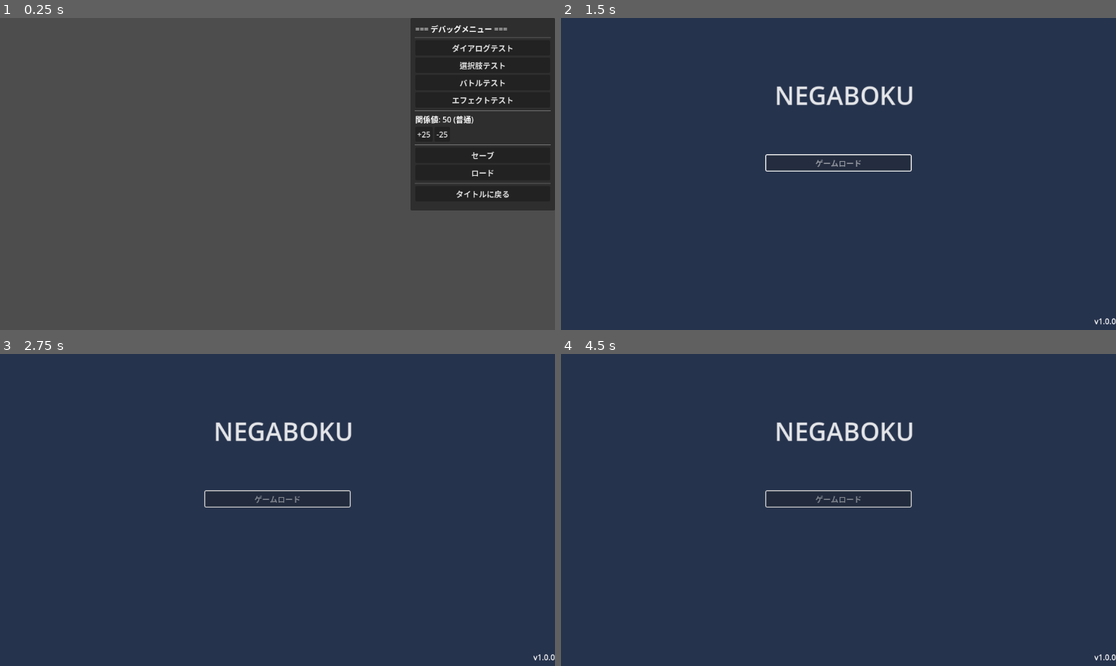
Above: before the commit, frames 1-4 (two rows, left to right).
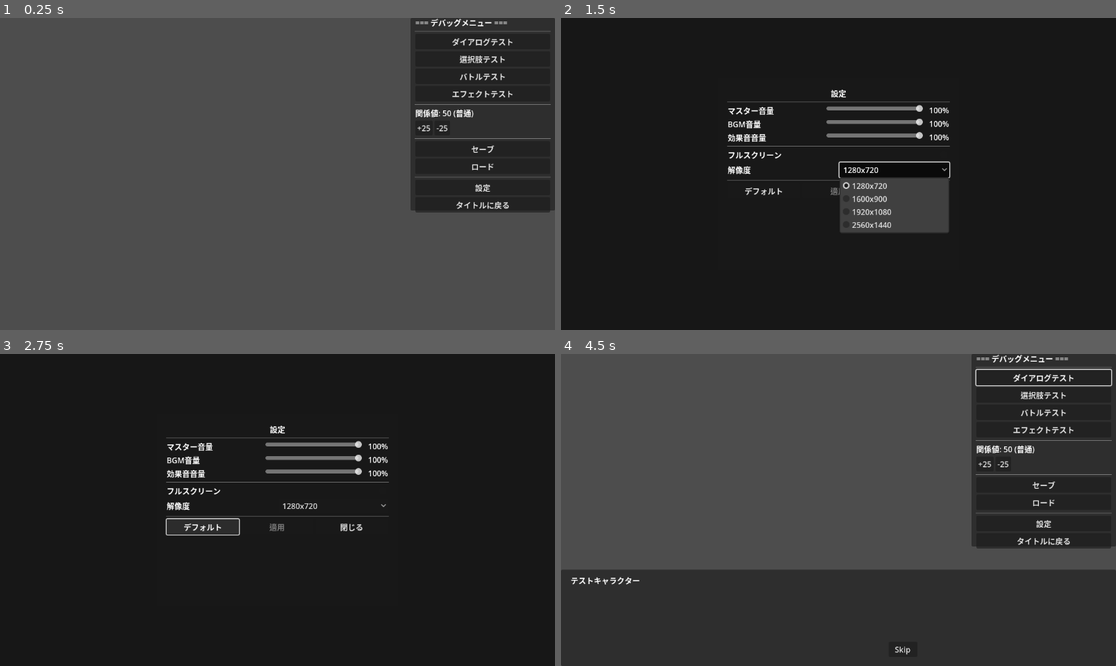
Above: after the commit, the same moments.

Repository: kosuke-fujisawa/negaboku
Game: Godot game, scene res://Scenes/Main.tscn
Same seed, same stepped clock (60 frames per second), same inputs: the game is played once before the commit and once after it. This scene is started directly instead of the project's main scene.
Inputs (mouse positions are in pixels of both pictures, inside the frame that each line leads up to):
- Up to frame 1 (0.25 s): no input
- Up to frame 2 (1.5 s): click (1043, 186) at 0.5 s, where only the run after the commit has a clickable "設定"; click (894, 170) at 1.25 s, where only the run after the commit has a clickable "1280x720"
- Up to frame 3 (2.75 s): click (205, 525) at 2 s, where only the run after the commit has a clickable "デフォルト"
- Up to frame 4 (4.5 s): click (910, 525) at 2.75 s, where only the run after the commit has a clickable "閉じる"; click (1043, 375) at 3.5 s, where only the run after the commit has a clickable "ダイアログテスト"; click (905, 650) at 4.25 s, where only the run after the commit has a clickable "Skip"

The runs differ from the first frame. In frame 1, 2.5% of the frame differs, in the area x 74-100%, y 0-63%; in frame 2, 100%; in frame 3, 100%, in the area x 0-100%, y 0-100%; in frame 4, 99%.
Error after the commit: Invalid call. Nonexistent function 'tween_delay' in base 'Tween'. (res://Scripts/ui/dialogue_box.gd:138)

Commit message:
feat: 設定画面UI実装完了・モーダル表示バグ修正 (#14)
## 実装内容
- 適用ボタンの追加と一時保存機能実装
- 設定値の動的変更検知とボタン制御
- プレビュー機能（音量・フルスクリーン・解像度）
- モーダル表示時の背景UI自動非表示・復元機能

## バグ修正
- 設定画面表示時にデバッグパネルが重複表示される問題を解決
- 背景UI管理システムによる適切なモーダル表示実現

## 技術仕様
- Godot 4.x Control + Signal-driven設計
- 一時保存システムによるユーザビリティ向上
- 堅牢なUI状態管理と安全なリソース解放

🤖 Generated with [Claude Code](https://claude.ai/code)

Co-Authored-By: Claude <noreply@anthropic.com>

Diff:
--- a/GodotProject/Scenes/Main.tscn
+++ b/GodotProject/Scenes/Main.tscn
@@ -123,6 +123,10 @@
 [node name="HSeparator4" type="HSeparator" parent="UI/DebugInterface/DebugPanel/VBoxContainer"]
 layout_mode = 2
 
+[node name="SettingsButton" type="Button" parent="UI/DebugInterface/DebugPanel/VBoxContainer"]
+layout_mode = 2
+text = "設定"
+
 [node name="ReturnToTitleButton" type="Button" parent="UI/DebugInterface/DebugPanel/VBoxContainer"]
 layout_mode = 2
 text = "タイトルに戻る"
--- a/GodotProject/Scenes/UI/SettingsPanel.tscn
+++ b/GodotProject/Scenes/UI/SettingsPanel.tscn
@@ -146,6 +146,12 @@
 size_flags_horizontal = 3
 text = "デフォルト"
 
+[node name="ApplyButton" type="Button" parent="SettingsDialog/VBoxContainer/ButtonContainer"]
+layout_mode = 2
+size_flags_horizontal = 3
+text = "適用"
+disabled = true
+
 [node name="CloseButton" type="Button" parent="SettingsDialog/VBoxContainer/ButtonContainer"]
 layout_mode = 2
 size_flags_horizontal = 3
--- a/GodotProject/Scripts/main_scene.gd
+++ b/GodotProject/Scripts/main_scene.gd
@@ -18,6 +18,7 @@
 var decrease_button: Button
 var save_button: Button
 var load_button: Button
+var settings_button: Button
 var return_to_title_button: Button
 
 # テスト用データ
@@ -59,6 +60,7 @@
 		decrease_button = $UI/DebugInterface/DebugPanel/VBoxContainer/ModifyRelationshipContainer/DecreaseButton
 		save_button = $UI/DebugInterface/DebugPanel/VBoxContainer/SaveButton
 		load_button = $UI/DebugInterface/DebugPanel/VBoxContainer/LoadButton
+		settings_button = $UI/DebugInterface/DebugPanel/VBoxContainer/SettingsButton
 		return_to_title_button = $UI/DebugInterface/DebugPanel/VBoxContainer/ReturnToTitleButton
 	else:
 		# 本番ビルドではデバッグUIを無効化
@@ -86,6 +88,7 @@
 		decrease_button.pressed.connect(_on_decrease_relationship_pressed)
 		save_button.pressed.connect(_on_save_pressed)
 		load_button.pressed.connect(_on_load_pressed)
+		settings_button.pressed.connect(_on_settings_pressed)
 		return_to_title_button.pressed.connect(_on_return_to_title_pressed)
 
 func setup_game_manager():
@@ -219,6 +222,10 @@
 	else:
 		print("MainScene: ロード失敗")
 
+func _on_settings_pressed():
+	print("MainScene: 設定画面を開きます")
+	open_settings_panel()
+
 func _on_return_to_title_pressed():
 	print("MainScene: タイトル画面に戻ります")
 	GameManager.return_to_title()
@@ -241,6 +248,20 @@
 
 func _on_effect_completed(effect_name: String):
 	print("MainScene: エフェクト '%s' 完了" % effect_name)
+
+func open_settings_panel():
+	# 設定パネルのシーンを読み込み
+	var settings_scene = preload("res://Scenes/UI/SettingsPanel.tscn")
+	var settings_instance = settings_scene.instantiate()
+
+	# メインUIレイヤーに追加（最前面に表示）
+	$UI.add_child(settings_instance)
+
+	# 設定画面が閉じられたときのシグナル接続
+	settings_instance.settings_closed.connect(_on_settings_closed)
+
+func _on_settings_closed():
+	print("MainScene: 設定画面が閉じられました")
 
 # ゲームサイクルのデモンストレーション
 func start_demo_cycle():
--- a/GodotProject/Scripts/ui/settings_panel.gd
+++ b/GodotProject/Scripts/ui/settings_panel.gd
@@ -13,11 +13,19 @@
 @onready var fullscreen_check: CheckBox = $SettingsDialog/VBoxContainer/FullscreenContainer/FullscreenCheck
 @onready var resolution_option: OptionButton = $SettingsDialog/VBoxContainer/ResolutionContainer/ResolutionOption
 @onready var defaults_button: Button = $SettingsDialog/VBoxContainer/ButtonContainer/DefaultsButton
+@onready var apply_button: Button = $SettingsDialog/VBoxContainer/ButtonContainer/ApplyButton
 @onready var close_button: Button = $SettingsDialog/VBoxContainer/ButtonContainer/CloseButton
 
 # 設定データ
 var settings_manager: SettingsManager
 var tween: Tween
+
+# 一時保存用の設定値
+var temp_settings: Dictionary = {}
+var original_settings: Dictionary = {}
+
+# 背景UI管理
+var hidden_ui_nodes: Array[Node] = []
 
 # 解像度オプション
 var resolution_options = [
@@ -31,6 +39,10 @@
 	if not _validate_ui_references():
 		push_error("SettingsPanel: 必要なUI要素が見つかりません")
 		return
+
+	# 背景UIを非表示にしてモーダル表示
+	_hide_background_ui()
+
 	settings_manager = SettingsManager.new()
 	_setup_resolution_options()
 	_connect_signals()
@@ -40,7 +52,7 @@
 func _validate_ui_references() -> bool:
 	return master_volume_slider != null and bgm_volume_slider != null and \
 		   sfx_volume_slider != null and fullscreen_check != null and \
-		   resolution_option != null
+		   resolution_option != null and apply_button != null
 
 func _setup_resolution_options():
 	resolution_option.clear()
@@ -54,25 +66,37 @@
 	fullscreen_check.toggled.connect(_on_fullscreen_toggled)
 	resolution_option.item_selected.connect(_on_resolution_selected)
 	defaults_button.pressed.connect(_on_defaults_pressed)
+	apply_button.pressed.connect(_on_apply_pressed)
 	close_button.pressed.connect(_on_close_pressed)
 
 func _load_settings():
 	if settings_manager == null:
 		return
 
-	# 音量設定の読み込み
-	master_volume_slider.value = settings_manager.get_setting("master_volume", 100)
-	bgm_volume_slider.value = settings_manager.get_setting("bgm_volume", 100)
-	sfx_volume_slider.value = settings_manager.get_setting("sfx_volume", 100)
-
-	# ディスプレイ設定の読み込み
-	fullscreen_check.button_pressed = settings_manager.get_setting("fullscreen", false)
+	# 設定値を読み込み、元の値と一時保存値を初期化
+	original_settings["master_volume"] = settings_manager.get_setting("master_volume", 100)
+	original_settings["bgm_volume"] = settings_manager.get_setting("bgm_volume", 100)
+	original_settings["sfx_volume"] = settings_manager.get_setting("sfx_volume", 100)
+	original_settings["fullscreen"] = settings_manager.get_setting("fullscreen", false)
+	original_settings["resolution"] = settings_manager.get_setting("resolution", "1280x720")
+
+	# 一時保存値を元の値で初期化
+	temp_settings = original_settings.duplicate()
+
+	# UIに設定値を反映
+	master_volume_slider.value = temp_settings["master_volume"]
+	bgm_volume_slider.value = temp_settings["bgm_volume"]
+	sfx_volume_slider.value = temp_settings["sfx_volume"]
+	fullscreen_check.button_pressed = temp_settings["fullscreen"]
 
 	var current_size = DisplayServer.window_get_size()
 	_select_resolution_by_size(current_size)
 
 	# 値ラベルを更新
 	_update_volume_labels()
+
+	# 適用ボタンを無効化（初期状態では変更なし）
+	apply_button.disabled = true
 
 func _select_resolution_by_size(size: Vector2i):
 	for i in range(resolution_options.size()):
@@ -88,7 +112,10 @@
 
 func _on_master_volume_changed(value: float):
 	master_volume_value.text = "%d%%" % int(value)
-	settings_manager.set_setting("master_volume", value)
+	temp_settings["master_volume"] = value
+	_check_changes()
+
+	# プレビューのために音量を一時的に適用
 	var master_bus = AudioServer.get_bus_index("Master")
 	if master_bus >= 0:
 		AudioServer.set_bus_volume_db(master_bus, linear_to_db(value / 100.0))
@@ -97,8 +124,10 @@
 
 func _on_bgm_volume_changed(value: float):
 	bgm_volume_value.text = "%d%%" % int(value)
-	settings_manager.set_setting("bgm_volume", value)
-	# BGMバス音量調整（バス名は将来的に設定される）
+	temp_settings["bgm_volume"] = value
+	_check_changes()
+
+	# プレビューのためにBGM音量を一時的に適用
 	var bgm_bus = AudioServer.get_bus_index("BGM")
 	if bgm_bus >= 0:
 		AudioServer.set_bus_volume_db(bgm_bus, linear_to_db(value / 100.0))
@@ -107,8 +136,10 @@
 
 func _on_sfx_volume_changed(value: float):
 	sfx_volume_value.text = "%d%%" % int(value)
-	settings_manager.set_setting("sfx_volume", value)
-	# SFXバス音量調整（バス名は将来的に設定される）
+	temp_settings["sfx_volume"] = value
+	_check_changes()
+
+	# プレビューのためにSFX音量を一時的に適用
 	var sfx_bus = AudioServer.get_bus_index("SFX")
 	if sfx_bus >= 0:
 		AudioServer.set_bus_volume_db(sfx_bus, linear_to_db(value / 100.0))
@@ -116,7 +147,10 @@
 		push_warning("SettingsPanel: SFXバスが見つかりません")
 
 func _on_fullscreen_toggled(pressed: bool):
-	settings_manager.set_setting("fullscreen", pressed)
+	temp_settings["fullscreen"] = pressed
+	_check_changes()
+
+	# プレビューのためにフルスクリーン設定を一時的に適用
 	if pressed:
 		DisplayServer.window_set_mode(DisplayServer.WINDOW_MODE_FULLSCREEN)
 	else:
@@ -127,31 +161,43 @@
 		return
 
 	var selected_resolution = resolution_options[index]
-	settings_manager.set_setting("resolution", selected_resolution.name)
-
+	temp_settings["resolution"] = selected_resolution.name
+	_check_changes()
+
+	# プレビューのために解像度を一時的に適用
 	if DisplayServer.window_get_mode() != DisplayServer.WINDOW_MODE_FULLSCREEN:
 		DisplayServer.window_set_size(selected_resolution.size)
 
 func _on_defaults_pressed():
 	_reset_to_defaults()
-	settings_manager.save_settings()
 
 func _on_close_pressed():
+	# 未保存の変更がある場合は元の設定に戻す
+	if _has_unsaved_changes():
+		_revert_to_original()
 	_play_hide_animation()
 
 func _reset_to_defaults():
-	master_volume_slider.value = 100
-	bgm_volume_slider.value = 100
-	sfx_volume_slider.value = 100
-	fullscreen_check.button_pressed = false
+	# デフォルト値を一時保存に設定
+	temp_settings["master_volume"] = 100
+	temp_settings["bgm_volume"] = 100
+	temp_settings["sfx_volume"] = 100
+	temp_settings["fullscreen"] = false
+	temp_settings["resolution"] = "1280x720"
+
+	# UIを更新（Signalを発生させずに直接更新）
+	master_volume_slider.set_value_no_signal(100)
+	bgm_volume_slider.set_value_no_signal(100)
+	sfx_volume_slider.set_value_no_signal(100)
+	fullscreen_check.set_pressed_no_signal(false)
 	resolution_option.selected = 0
 
-	# 設定を適用
-	_on_master_volume_changed(100)
-	_on_bgm_volume_changed(100)
-	_on_sfx_volume_changed(100)
-	_on_fullscreen_toggled(false)
-	_on_resolution_selected(0)
+	# 設定をプレビュー適用
+	_apply_preview_settings()
+
+	# ラベル更新と変更チェック
+	_update_volume_labels()
+	_check_changes()
 
 func _play_show_animation():
 	modulate.a = 0.0
@@ -179,8 +225,96 @@
 	tween = null
 
 func _close_settings():
+	# 背景UIを復元
+	_restore_background_ui()
+
 	settings_closed.emit()
 	queue_free()
+
+func _on_apply_pressed():
+	_apply_settings()
+
+func _apply_settings():
+	# 一時保存された設定を正式に保存
+	for key in temp_settings:
+		settings_manager.set_setting(key, temp_settings[key])
+
+	# 元の設定を現在の設定で更新
+	original_settings = temp_settings.duplicate()
+
+	# 適用ボタンを無効化
+	apply_button.disabled = true
+
+	print("SettingsPanel: 設定が正常に適用されました")
+
+func _check_changes():
+	# 設定に変更があるかチェックして適用ボタンの状態を更新
+	var has_changes = false
+	for key in temp_settings:
+		if temp_settings[key] != original_settings[key]:
+			has_changes = true
+			break
+
+	apply_button.disabled = not has_changes
+
+func _has_unsaved_changes() -> bool:
+	for key in temp_settings:
+		if temp_settings[key] != original_settings[key]:
+			return true
+	return false
+
+func _revert_to_original():
+	# 設定を元の値に戻す
+	_apply_settings_to_system(original_settings)
+	temp_settings = original_settings.duplicate()
+
+func _apply_preview_settings():
+	# プレビュー用の設定適用（システムには適用するが保存はしない）
+	_apply_settings_to_system(temp_settings)
+
+func _apply_settings_to_system(settings: Dictionary):
+	# システムに設定を適用（音量、フルスクリーン、解像度）
+	var master_bus = AudioServer.get_bus_index("Master")
+	if master_bus >= 0:
+		AudioServer.set_bus_volume_db(master_bus, linear_to_db(settings["master_volume"] / 100.0))
+
+	var bgm_bus = AudioServer.get_bus_index("BGM")
+	if bgm_bus >= 0:
+		AudioServer.set_bus_volume_db(bgm_bus, linear_to_db(settings["bgm_volume"] / 100.0))
+
+	var sfx_bus = AudioServer.get_bus_index("SFX")
+	if sfx_bus >= 0:
+		AudioServer.set_bus_volume_db(sfx_bus, linear_to_db(settings["sfx_volume"] / 100.0))
+
+	if settings["fullscreen"]:
+		DisplayServer.window_set_mode(DisplayServer.WINDOW_MODE_FULLSCREEN)
+	else:
+		DisplayServer.window_set_mode(DisplayServer.WINDOW_MODE_WINDOWED)
+
+		# 解像度適用
+		for option in resolution_options:
+			if option.name == settings["resolution"]:
+				DisplayServer.window_set_size(option.size)
+				break
+
+func _hide_background_ui():
+	# 親のCanvasLayerから他のUI要素を取得
+	var parent_canvas_layer = get_parent()
+	if not parent_canvas_layer:
+		return
+
+	# 設定画面以外の子ノードを非表示にして記録
+	for child in parent_canvas_layer.get_children():
+		if child != self and child.visible:
+			hidden_ui_nodes.append(child)
+			child.visible = false
+
+func _restore_background_ui():
+	# 非表示にしたUI要素を復元
+	for ui_node in hidden_ui_nodes:
+		if is_instance_valid(ui_node):
+			ui_node.visible = true
+	hidden_ui_nodes.clear()
 
 func _unhandled_input(event):
 	if event.is_action_pressed("ui_cancel"):
